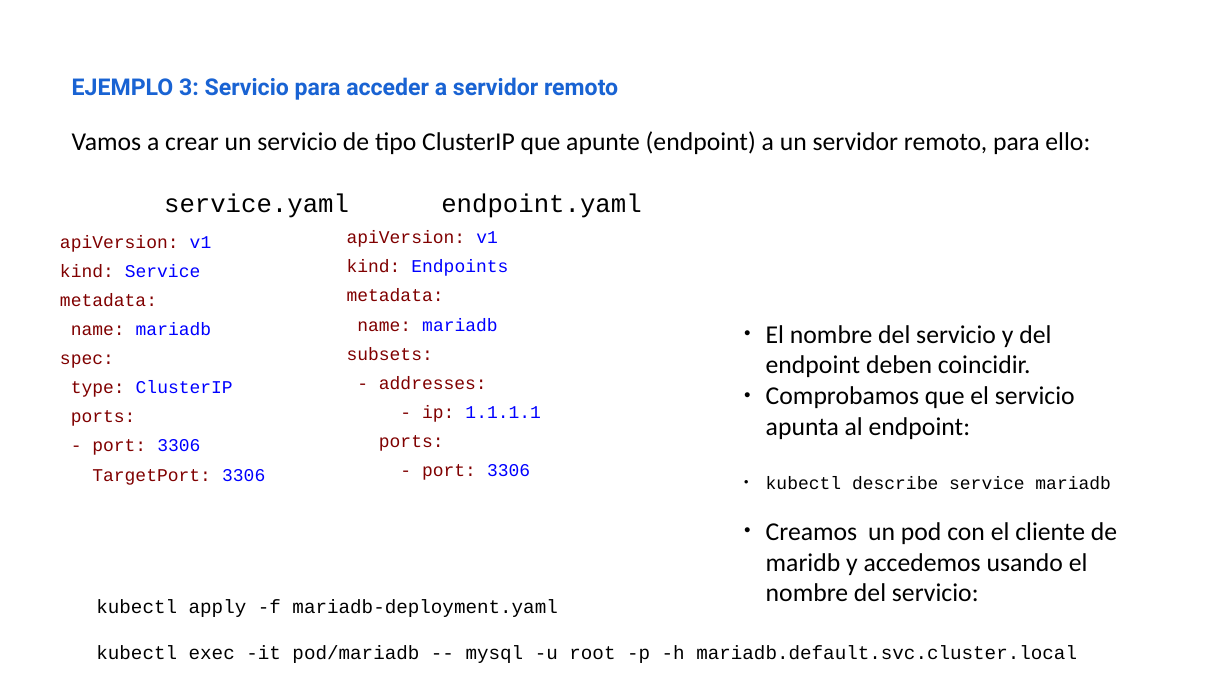
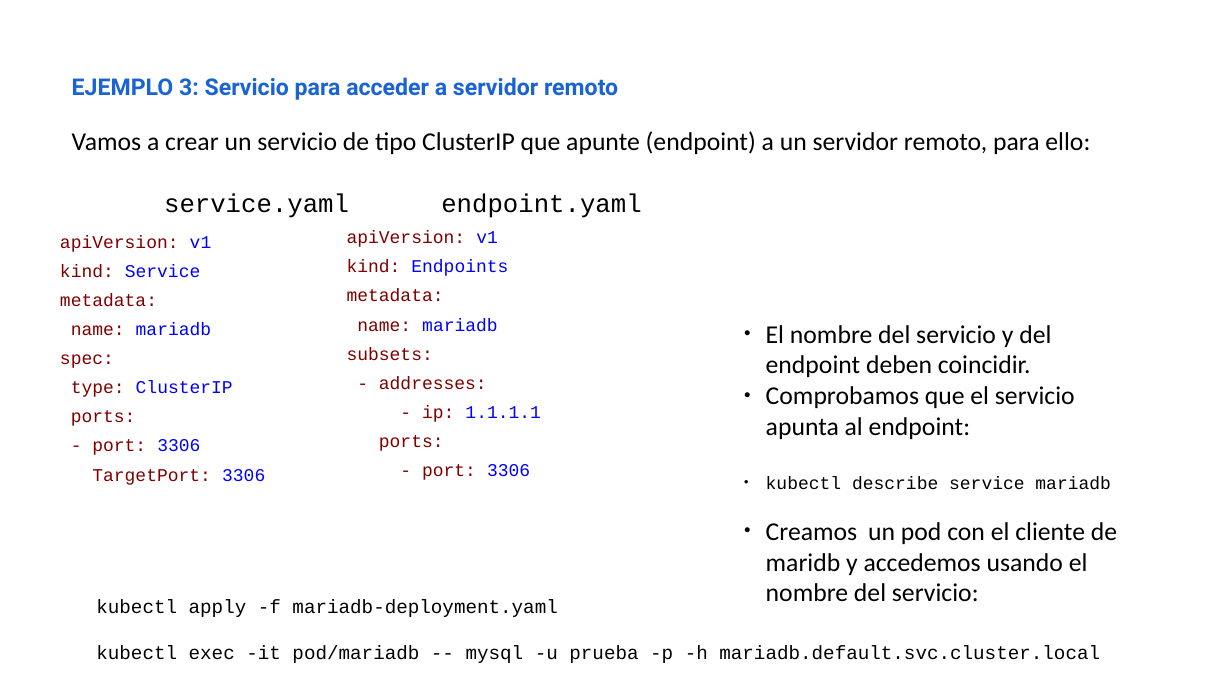
Before and after one commit to iesgn/curso_kubernetes_2020, a slide deck: slide 4 of unidad4/presentacion_unidad4.odp. Drawn at 1232x693 pixels with LibreOffice and Linux fonts; fonts in the diff are those of the drawing. Boxes give left, top, right and bottom in pixels: in the first picture for what was removed or moved away, otherwise in the second. Text is boxed around its words. In the diff, an @@ line names an element or a change of style, - is before the commit and + after.

```diff
--- a/unidad4/presentacion_unidad4.odp
+++ b/unidad4/presentacion_unidad4.odp
@@ text at <box>96,645,1100,663</box>: text changed @@
-kubectl exec -it pod/mariadb -- mysql -u root -p -h mariadb.default.svc.cluster.local
+kubectl exec -it pod/mariadb -- mysql -u prueba -p -h mariadb.default.svc.cluster.local
```
Also in this commit, not shown: 2 other slides changed, 1 other file.
